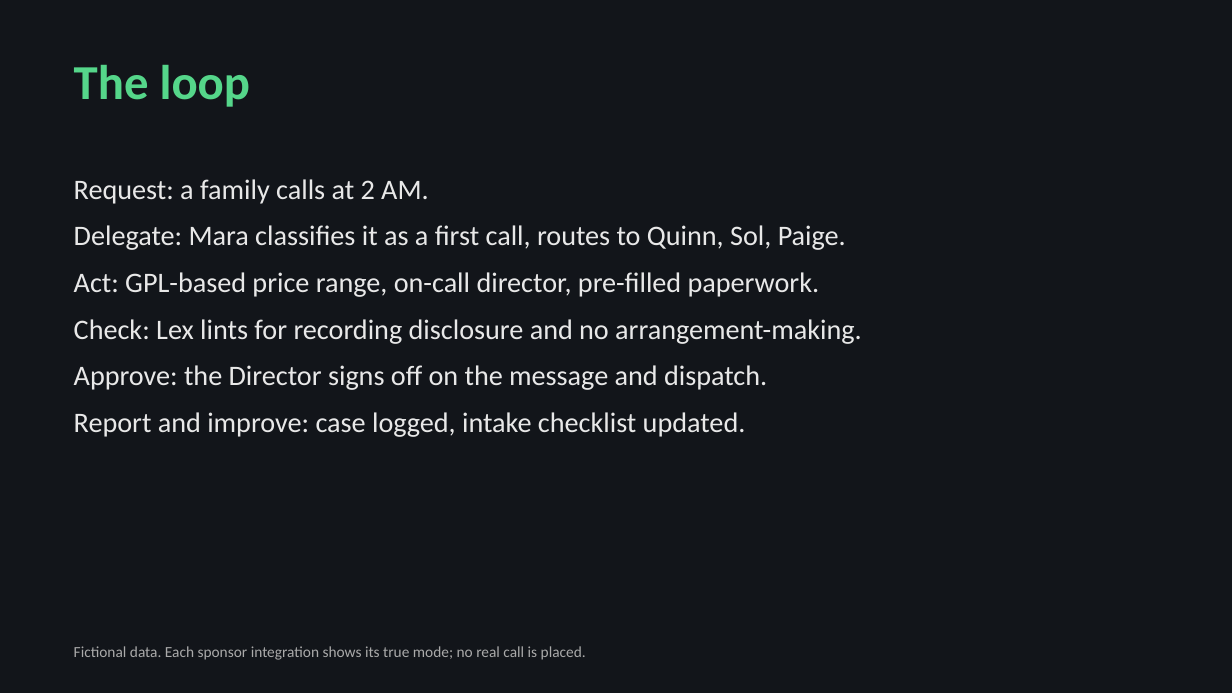
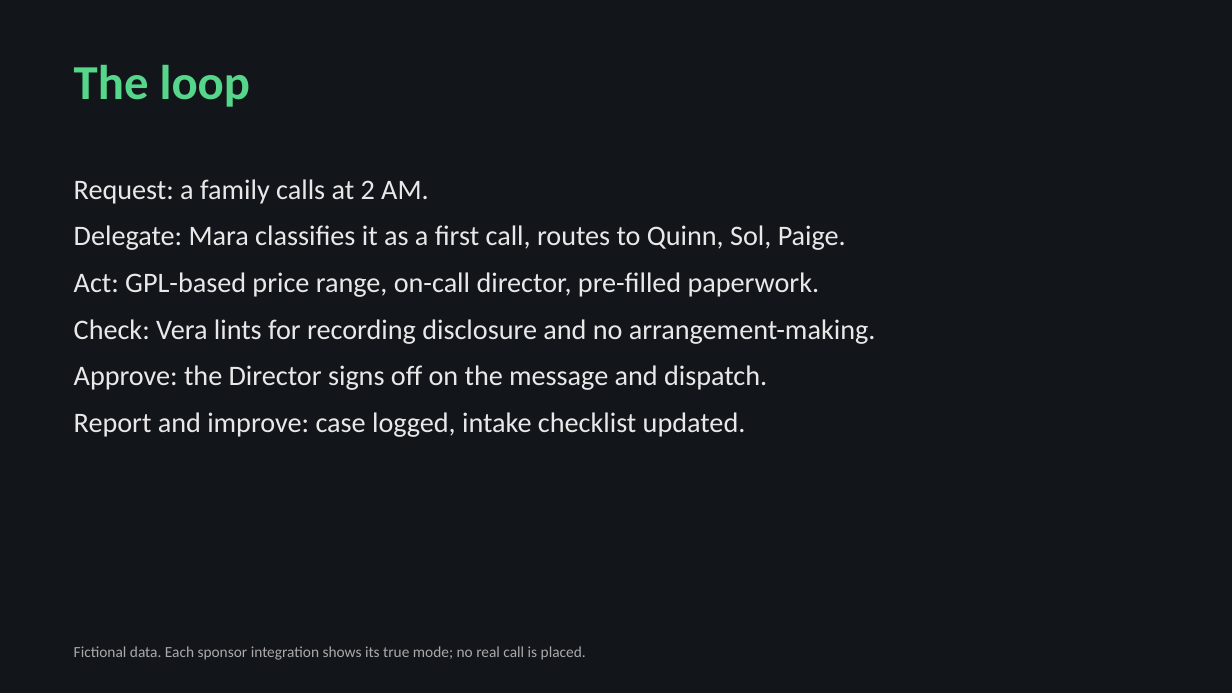
Before and after one commit to donaldc11/vigil-ai-night-staff, a slide deck: slide 4 of Vigil_deck.pptx. Drawn at 1232x693 pixels with LibreOffice and Linux fonts; fonts in the diff are those of the drawing. Boxes give left, top, right and bottom in pixels: in the first picture for what was removed or moved away, otherwise in the second. Text is boxed around its words. In the diff, an @@ line names an element or a change of style, - is before the commit and + after.

Commit message:
Vigil: rename Lex to Vera and verify Tenki sandbox

```diff
--- a/Vigil_deck.pptx
+++ b/Vigil_deck.pptx
@@ text at bbox=[74, 319, 876, 344]: text changed @@
-Check: Lex lints for recording disclosure and no arrangement-making.
+Check: Vera lints for recording disclosure and no arrangement-making.
```
Also in this commit, not shown: 2 other slides changed, 16 other files.
